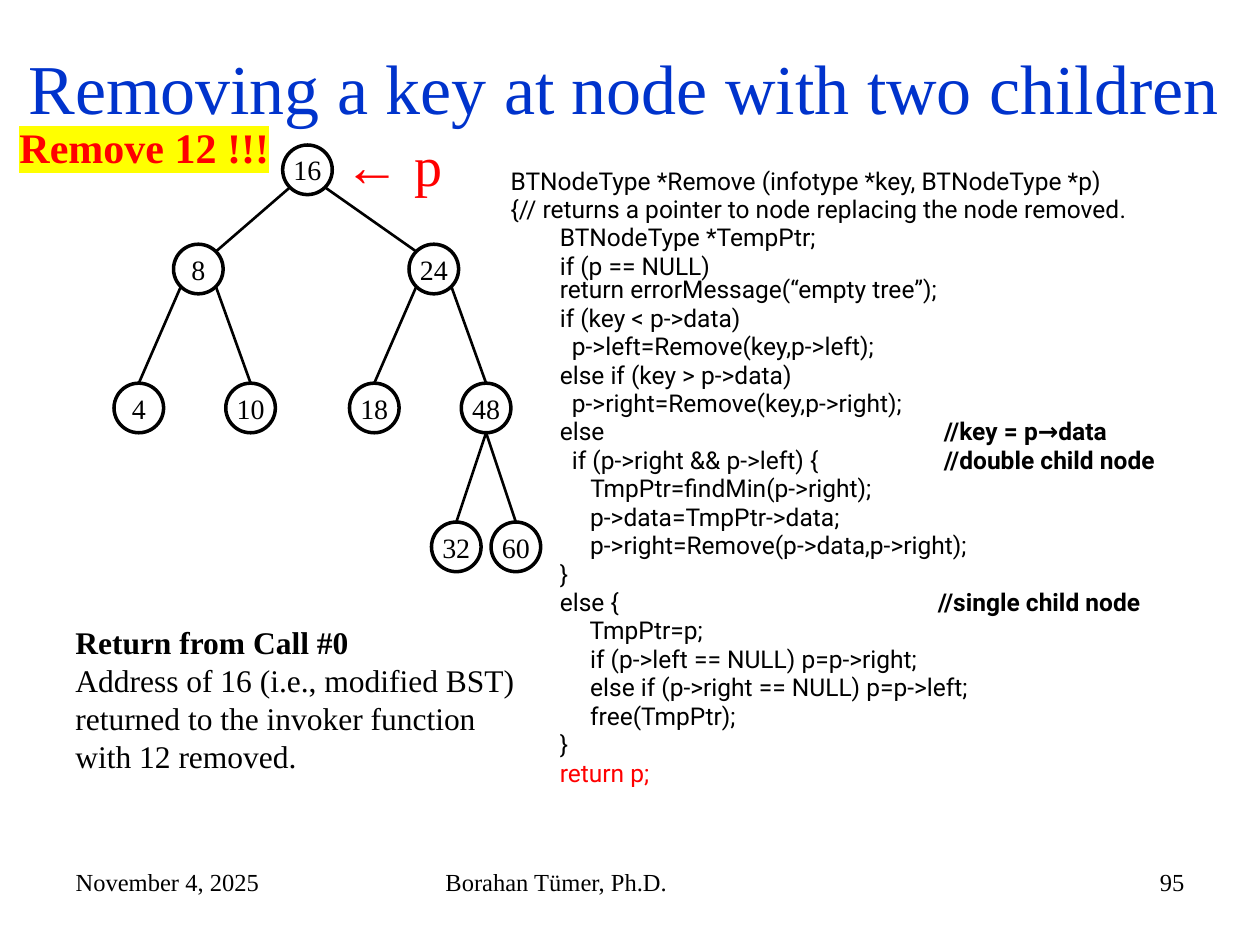
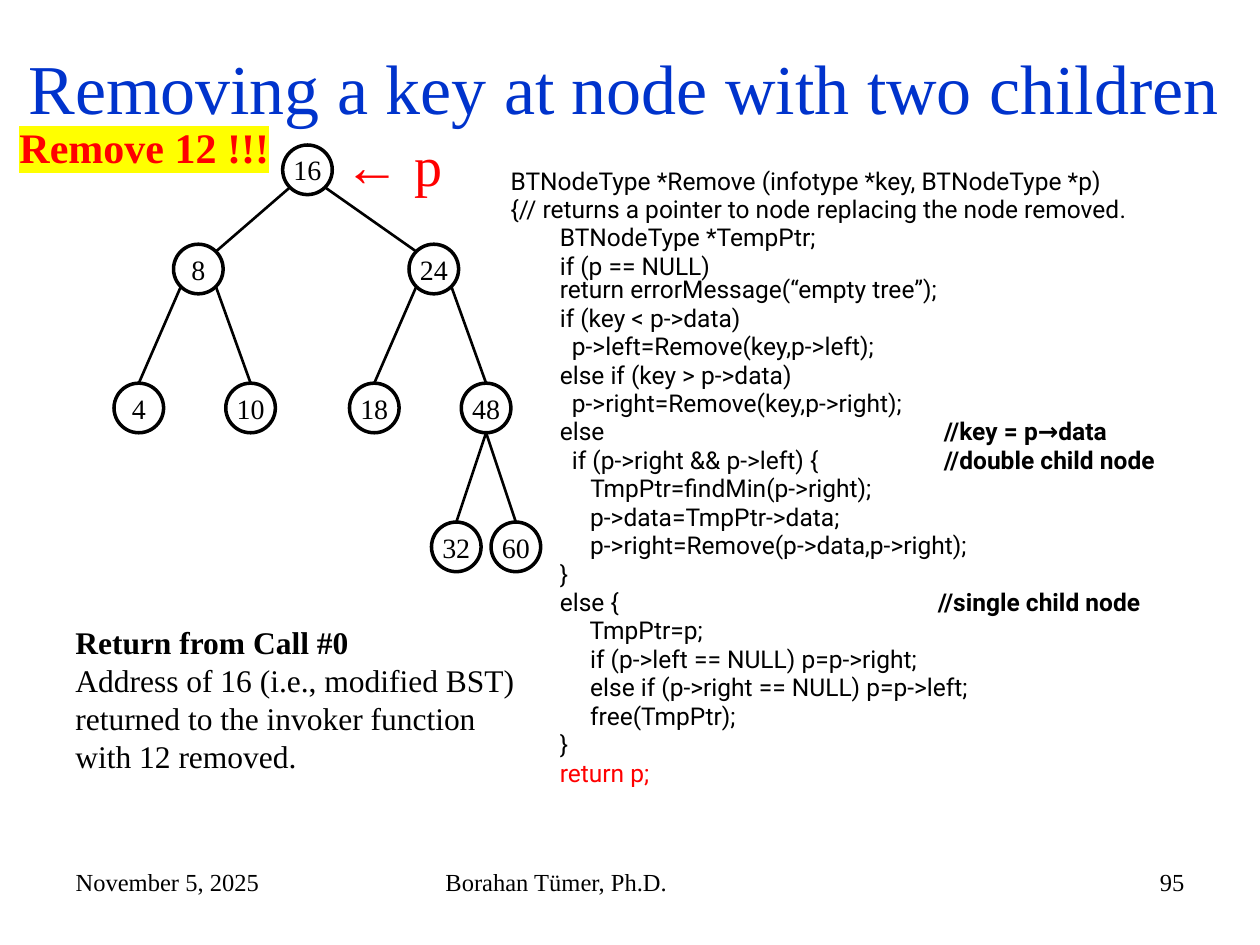
Before and after one commit to mehmetkayacse/cse225, a slide deck: slide 95 of files/Week5.pptx. Drawn at 1260x945 pixels with LibreOffice and Linux fonts; fonts in the diff are those of the drawing. Boxes give left, top, right and bottom in pixels: in the first picture for what was removed or moved away, otherwise in the second. Text is boxed around its words. In the diff, an @@ line names an element or a change of style, - is before the commit and + after.

```diff
--- a/files/Week5.pptx
+++ b/files/Week5.pptx
@@ text at bbox=[76, 874, 259, 895]: text changed @@
-November 4, 2025
+November 5, 2025
```
Also in this commit, not shown: 101 other slides changed.
